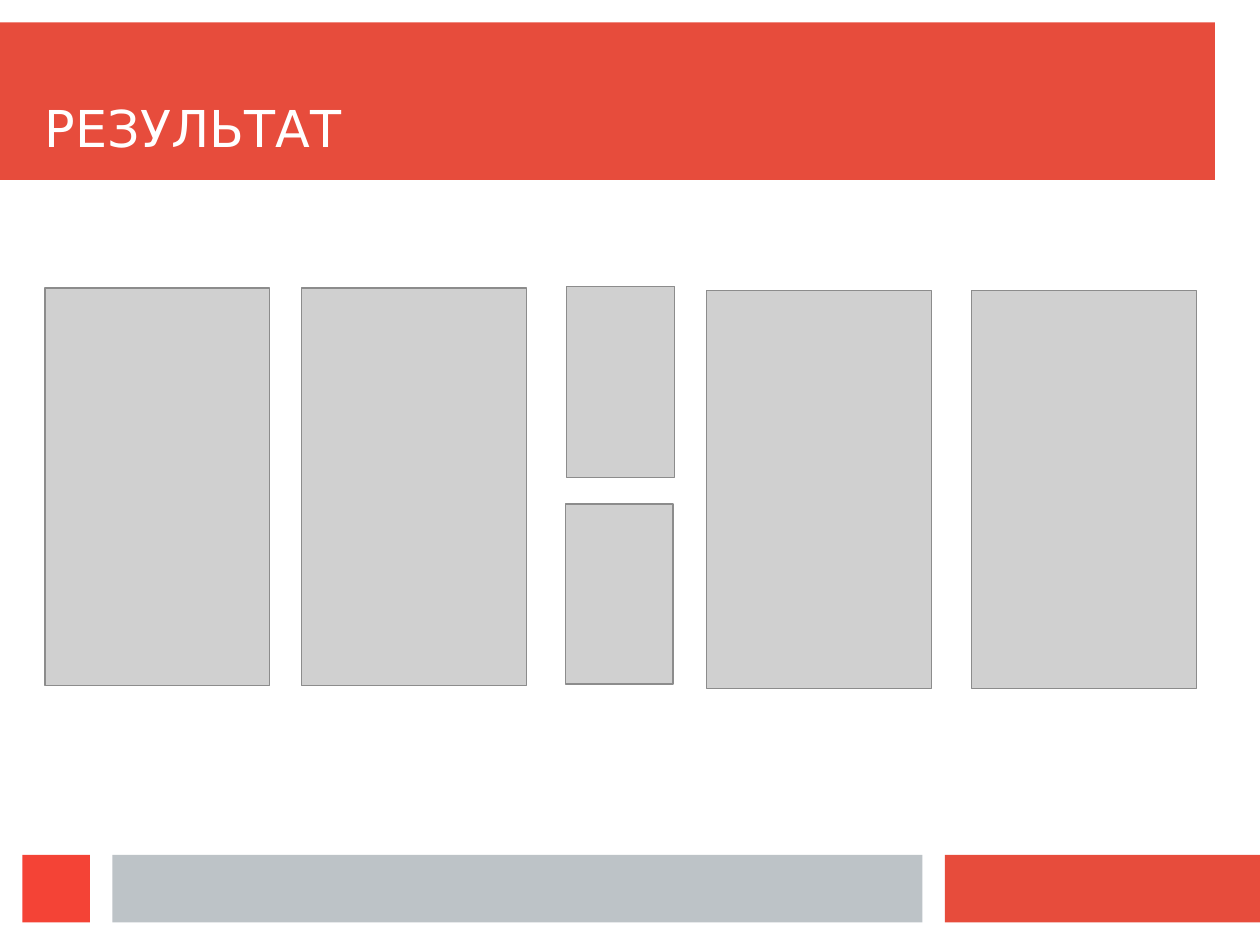
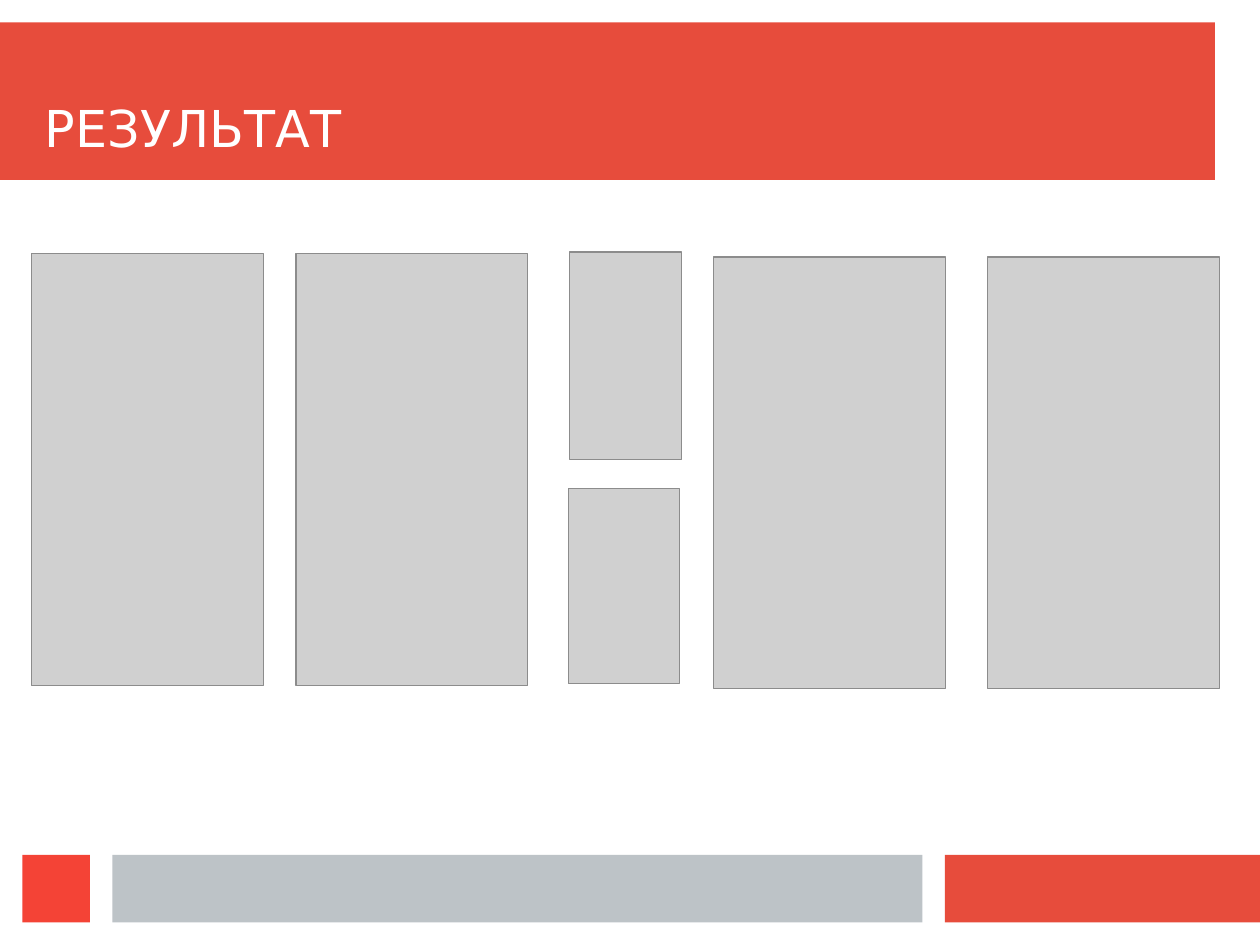
Before and after one commit to Chekist322/Android_OpenCV_TreeRecognition, a slide deck: slide 9 of SummerSchool.odp (slide 8 before the commit). Drawn at 1260x945 pixels with LibreOffice and Linux fonts; fonts in the diff are those of the drawing; grey boxes stand for pictures. Boxes give left, top, right and bottom in pixels: in the first picture for what was removed or moved away, otherwise in the second. Text is boxed around its words. In the diff, an @@ line names an element or a change of style, - is before the commit and + after.

```diff
--- a/SummerSchool.odp
+++ b/SummerSchool.odp
@@ picture: place and size @@
-picture at (45,288,270,686)
+picture at (32,254,264,686)
@@ picture: place and size @@
-picture at (302,288,527,686)
+picture at (296,254,528,686)
@@ picture: place and size @@
-picture at (567,286,675,477)
+picture at (571,252,681,458)
@@ picture: place and size @@
-picture at (707,290,932,688)
+picture at (713,257,946,689)
@@ picture: place and size @@
-picture at (972,290,1197,688)
+picture at (988,257,1220,689)
@@ picture: place and size @@
-picture at (566,504,673,684)
+picture at (568,488,679,684)
```
Also in this commit, not shown: 10 other slides changed, 1 slide added, 23 other files.
